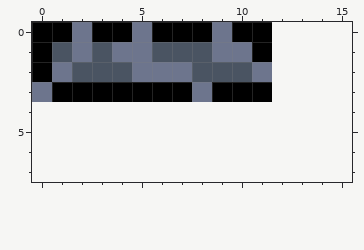
Two states of a pixel-art file, Texture/Environment/Platforms/Platform Destroyable.aseprite. The picture above was drawn from the file before the commit.
12x4 pixels, 1 frame. The old version is drawn lined up with the new one, on the new canvas.
New version:
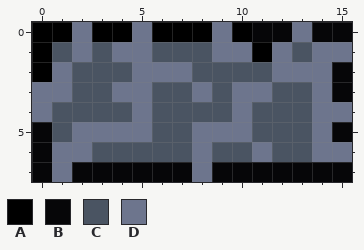
Palette (. is transparent): A #000000  B #060608  C #4a5462  D #6d758d
Edits made:
{"change": "canvas 12x4 -> 16x8"}
{"y":0,"x":11,"old":"A....","new":"BBDBB"}
{"y":1,"x":12,"old":"....","new":"DCDD"}
{"y":2,"x":11,"old":"D....","new":"CDDDB"}
{"y":3,"x":1,"old":"AAAAAAA","new":"DCCDDCC"}
{"y":3,"x":9,"old":"AAA....","new":"CDDCCDB"}
{"y":4,"x":0,"old":"................","new":"DCCCCDCCCCDCCCDD"}
{"y":5,"x":0,"old":"................","new":"BCDDDDCCDDDCCCDB"}
{"y":6,"x":0,"old":"................","new":"BDDCCCCCDCCDCCDD"}
{"y":7,"x":0,"old":"................","new":"BDBBBBBBDBBBBBBB"}
{"label":"changed","picture_box":[32,22,352,182]}
